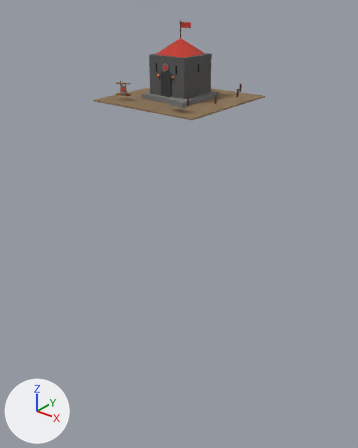
A saved change to the glTF model public/models/buildings/guard_hut.glb.
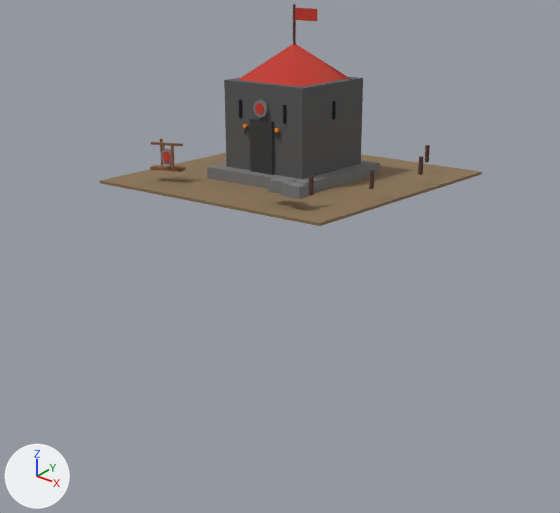
The first picture shows the older version from a 50 mm lens placed at (25.5, -32.1, 8.4), pointed at (-1.3, 1.5, -12.4). The close-ups show the older and then the newer version on the part from 13% to 84% of the width and 4% to 56% of the height of that picture. Only the edits that show in the close-ups are written down. Lighting does not change. The marker at lower left points along +X, +Y and +Z. Where no turn or scale is listed for an object, it has been applied to the vertices.

In view in the first close-up: 'Barrier', 'Barrier.001', 'Door', 'Foundation', 'Ground', 'MainStructure', 'PathMarker', 'PathMarker.001', 'PathMarker.002', 'PathMarker.003', 'RackBase', 'RackPostL', 'RackPostR', 'RackShield', 'RackTop', 'RoofCap' and 8 more.
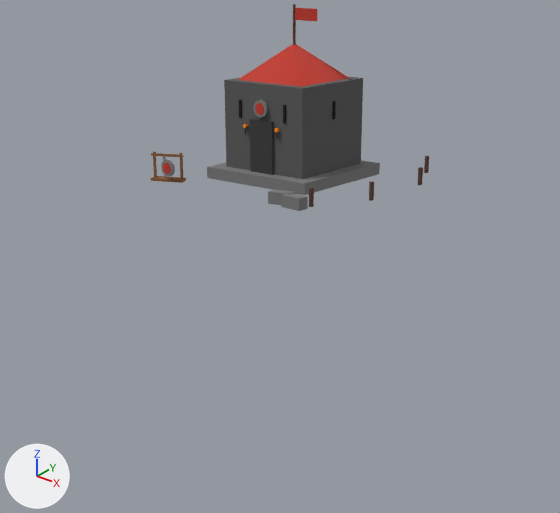
What differs and where, as boxes (x1, y1, x2, y2) in the close-ups (560 x 513 px):
'Ground', deleted (brown)
    before: (100, 153, 482, 226)
'Barrier.001', moved
    before: (281, 181, 308, 199)
    after: (281, 193, 308, 211)
'Barrier', moved
    before: (268, 178, 295, 194)
    after: (268, 189, 295, 205)
'RackBase', moved
    before: (150, 165, 186, 172)
    after: (151, 176, 186, 183)
'RackShield', moved
    before: (161, 148, 172, 165)
    after: (161, 160, 175, 176)
'RackTop', moved
    before: (151, 142, 183, 146)
    after: (151, 153, 183, 157)
'RackPostR', moved
    before: (171, 143, 175, 172)
    after: (179, 153, 183, 179)
'PathMarker.001', moved
    before: (369, 170, 375, 189)
    after: (369, 181, 374, 201)
'PathMarker.002', moved
    before: (418, 156, 424, 175)
    after: (418, 167, 423, 185)
'PathMarker.003', moved
    before: (425, 145, 430, 162)
    after: (424, 156, 429, 173)
'RackPostL', moved
    before: (160, 139, 163, 165)
    after: (153, 151, 157, 177)

What changed in the scene script:
```text
Remove ob_ground:
    ob_ground = bpy.data.objects.new('Ground', me_mesh_0)
    ob_ground.location = (0.0, 0.0, -0.05)
Change ob_rackbase:
    ob_rackbase.location: (-3.0, -3.5, 0.45) -> (-3.0, -3.5, 0.06)
Change ob_rackpostl:
    ob_rackpostl.location: (-3.46, -3.31, 0.9) -> (-3.46, -3.69, 0.51)
Change ob_rackpostr:
    ob_rackpostr.location: (-2.54, -3.69, 0.9) -> (-2.54, -3.27, 0.51)
Change ob_racktop:
    ob_racktop.location: (-3.0, -3.5, 1.3) -> (-3.0, -3.5, 0.91)
Change ob_rackshield:
    ob_rackshield.location: (-2.82, -3.68, 0.9) -> (-2.82, -3.68, 0.51)
Change ob_pathmarker:
    ob_pathmarker.location: (3.5, -3.5, 0.7) -> (3.5, -3.5, 0.32)
Change ob_pathmarker_001:
    ob_pathmarker_001.location: (4.5, -1.5, 0.7) -> (4.5, -1.5, 0.32)
Change ob_pathmarker_002:
    ob_pathmarker_002.location: (4.5, 1.5, 0.7) -> (4.5, 1.5, 0.32)
Change ob_pathmarker_003:
    ob_pathmarker_003.location: (3.5, 3.5, 0.7) -> (3.5, 3.5, 0.32)
Change ob_barrier:
    ob_barrier.location: (2.5, -3.8, 0.6) -> (2.5, -3.8, 0.22)
Change ob_barrier_001:
    ob_barrier_001.location: (3.2, -4.0, 0.6) -> (3.2, -4.0, 0.22)
```
